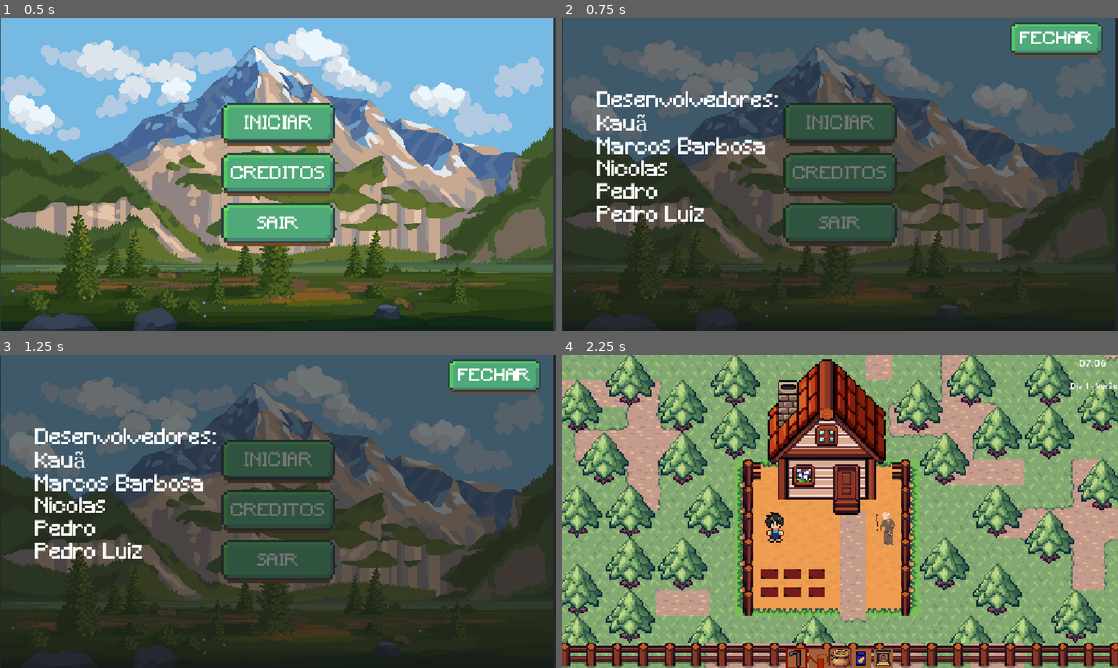
Above: before the commit, frames 1-4 (two rows, left to right).
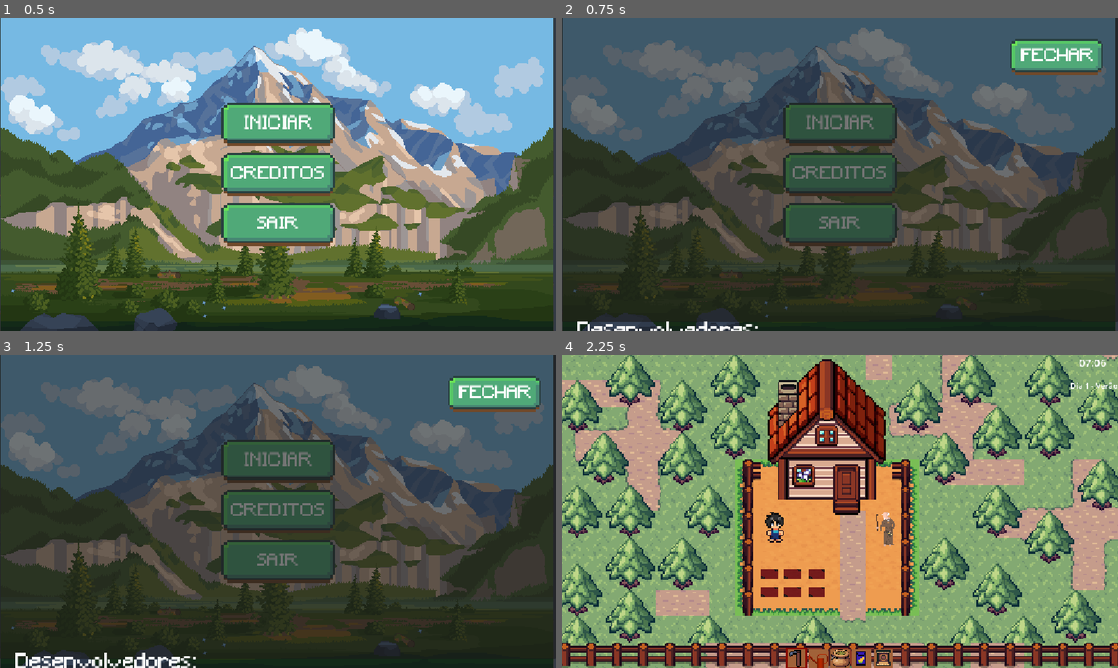
Above: after the commit, the same moments.

Repository: IamPedrin/gamejam-if-2026
Game: Godot game, scene res://main_menu.tscn
The game is run twice, just before and just after one commit, with the same random seed, the same clock (stepped at 60 frames per second) and the same inputs. This scene is started directly instead of the project's main scene.
Inputs:
- Up to frame 1 (0.5 s): no input
- Up to frame 2 (0.75 s): click "CREDITOS" at 0.5 s
- Up to frame 3 (1.25 s): no input
- Up to frame 4 (2.25 s): click "FECHAR" at 1.25 s; click "INICIAR" at 2 s

Frame 1 is identical in both runs. In frame 2, 5.8% of the frame differs, in the area x 2-100%, y 1-100%; in frame 3, 6.0%; in frame 4, nothing differs.

Commit message:
feat: Adicionando creditos

Diff:
--- /dev/null
+++ b/Nicolas/scripts/label.gd
@@ -0,0 +1,25 @@
+extends Label
+
+@export var velocidade: float = 50.0
+@export var espera: float = 1.0
+
+var tempo_espera := 0.0
+var rolando := false
+
+func _ready():
+	position.y = get_viewport_rect().size.y
+	tempo_espera = espera
+
+func _process(delta):
+	if not rolando:
+		tempo_espera -= delta
+
+		if tempo_espera <= 0:
+			rolando = true
+	else:
+		position.y -= velocidade * delta
+
+		if position.y + size.y < 0:
+			position.y = get_viewport_rect().size.y
+			tempo_espera = espera
+			rolando = false
--- a/Pedrin/PL-Scenes/TelaGameOver.tscn
+++ b/Pedrin/PL-Scenes/TelaGameOver.tscn
@@ -1,6 +1,8 @@
 [gd_scene format=3 uid="uid://dumptxtaxdtv0"]
 
 [ext_resource type="Script" uid="uid://ctc4dv7rb14dj" path="res://Pedrin/PL-Scripts/tela_game_over.gd" id="1_8xgah"]
+[ext_resource type="FontFile" uid="uid://dr1mwi8tlvk52" path="res://Minecraft.ttf" id="2_sajk4"]
+[ext_resource type="Texture2D" uid="uid://daeswuvpj75bf" path="res://butaoBase.tres" id="3_kpmg7"]
 
 [node name="TelaGameOver" type="CanvasLayer" unique_id=1849575248]
 script = ExtResource("1_8xgah")
@@ -25,21 +27,41 @@
 offset_bottom = 11.5
 grow_horizontal = 2
 grow_vertical = 2
+theme_override_fonts/font = ExtResource("2_sajk4")
 theme_override_font_sizes/font_size = 24
 text = "Suas plantas não sobreviveram as estações"
 
-[node name="Button" type="Button" parent="." unique_id=2122313957]
-anchors_preset = 7
+[node name="try-again" type="TextureButton" parent="." unique_id=1208198761]
+anchors_preset = 8
 anchor_left = 0.5
-anchor_top = 1.0
+anchor_top = 0.5
 anchor_right = 0.5
-anchor_bottom = 1.0
-offset_left = -2.0
-offset_top = -88.0
-offset_right = 6.0
-offset_bottom = -80.0
+anchor_bottom = 0.5
+offset_left = -224.0
+offset_top = 111.0
+offset_right = 237.0
+offset_bottom = 196.0
 grow_horizontal = 2
-grow_vertical = 0
+grow_vertical = 2
+texture_normal = ExtResource("3_kpmg7")
+ignore_texture_size = true
+stretch_mode = 5
+
+[node name="Label" type="Label" parent="try-again" unique_id=713002186]
+layout_mode = 1
+anchors_preset = 8
+anchor_left = 0.5
+anchor_top = 0.5
+anchor_right = 0.5
+anchor_bottom = 0.5
+offset_left = -96.5
+offset_top = -8.5
+offset_right = 96.5
+offset_bottom = 11.5
+grow_horizontal = 2
+grow_vertical = 2
+theme_override_fonts/font = ExtResource("2_sajk4")
+theme_override_font_sizes/font_size = 18
 text = "TENTAR NOVAMENTE"
 
-[connection signal="pressed" from="Button" to="." method="_on_button_pressed"]
+[connection signal="pressed" from="try-again" to="." method="_on_tryagain_pressed"]
--- a/Pedrin/PL-Scripts/tela_game_over.gd
+++ b/Pedrin/PL-Scripts/tela_game_over.gd
@@ -1,6 +1,6 @@
 extends CanvasLayer
 
-func _on_button_pressed() -> void:
+func _on_tryagain_pressed() -> void:
 	SistemaTempo.dia_atual = 1
 	SistemaTempo.tempo_passado = 0
 	SistemaTempo.relogio_rodando = true
--- a/main_menu.gd
+++ b/main_menu.gd
@@ -1,6 +1,7 @@
 extends Control
 
 @onready var painel_creditos = $PainelCreditos
+@onready var sound: AudioStreamPlayer2D = $sound
 
 func _ready() -> void:
 	# Garante de forma extra que os créditos não apareçam ao iniciar o jogo
@@ -20,6 +21,7 @@
 	get_tree().change_scene_to_file("res://Pedrin/PL-Scenes/Fazenda.tscn")
 
 func _on_creditos_pressed() -> void:
+	sound.play()
 	painel_creditos.visible = true
 
 func _on_sair_pressed() -> void:
@@ -28,4 +30,5 @@
 # --- Função do Botão de Fechar os Créditos ---
 
 func _on_botao_fechar_pressed() -> void:
+	sound.stop()
 	painel_creditos.visible = false
--- a/main_menu.tscn
+++ b/main_menu.tscn
@@ -4,6 +4,8 @@
 [ext_resource type="Texture2D" uid="uid://cgjnggxb4q38o" path="res://kauaUI/o5_rK3.png" id="2_fu7sn"]
 [ext_resource type="Texture2D" uid="uid://daeswuvpj75bf" path="res://butaoBase.tres" id="3_glbon"]
 [ext_resource type="FontFile" uid="uid://dr1mwi8tlvk52" path="res://Minecraft.ttf" id="5_glbon"]
+[ext_resource type="Script" uid="uid://crfnic137mksi" path="res://Nicolas/scripts/label.gd" id="5_nlkkf"]
+[ext_resource type="AudioStream" uid="uid://cu6aslk2asjf8" path="res://kauaUI/Morning in the Storybook Village.mp3" id="6_nlkkf"]
 
 [node name="main menu" type="Control" unique_id=1839881705]
 layout_mode = 3
@@ -122,11 +124,12 @@
 text = "SAIR"
 
 [node name="PainelCreditos" type="Panel" parent="." unique_id=1811562677]
-visible = false
 layout_mode = 1
 anchors_preset = 15
 anchor_right = 1.0
 anchor_bottom = 1.0
+offset_top = -19.0
+offset_bottom = -19.0
 grow_horizontal = 2
 grow_vertical = 2
 
@@ -135,10 +138,10 @@
 anchors_preset = 4
 anchor_top = 0.5
 anchor_bottom = 0.5
-offset_left = 72.0
-offset_top = -172.0
-offset_right = 475.0
-offset_bottom = 171.0
+offset_left = 31.0
+offset_top = -261.0
+offset_right = 1350.0
+offset_bottom = 552.0
 grow_vertical = 2
 theme_override_fonts/font = ExtResource("5_glbon")
 theme_override_font_sizes/font_size = 44
@@ -148,7 +151,96 @@
 Nicolas
 Pedro
 Pedro Luiz
-"
+
+Interface / UI
+
+UI User Interface Pack - Retro
+Por: ToffeeCraft
+Usado em: Inventário
+Página do asset
+
+UI: 02 Wood Theme
+Por: Admurin
+Usado em: Interface / UI
+Página do asset
+
+Ícones e Inventário
+
+Farm RPG
+Por: MaeveDevs
+Usado em: Ícones e inventário
+Página do asset
+
+Personagens
+
+Farmer Base
+Por: Seliel the Shaper
+Usado em: Personagens
+Página do asset
+
+Frutas e Vegetais
+
+Fruits & Veggies
+Por: STMASSI
+Usado em: Frutas e vegetais
+Página do asset
+
+MÚSICAS
+
+Lo-Fi and Chill
+Por: HoliznaCC0
+Fonte: Free Music Archive
+Álbum / músicas
+
+Pretty Little Lies — HoliznaCC0
+Red Hair, Blue Sky — HoliznaCC0
+
+Shooter On The Roof
+Por: John Bartmann
+Fonte: Free Music Archive
+Página da música
+
+Hélice
+Paddle Boat
+
+EFEITOS SONOROS / AMBIENTES
+
+Walking in Grass
+Fonte: Freesound
+Usado em: Passos na grama
+Busca no Freesound
+
+Walking in the Castle
+Por: Alanis
+Usado em: Passos / ambiente
+Fonte: Freesound
+
+BaconFryingInPan.flac
+Fonte: Freesound
+Usado em: Chuva
+Busca no Freesound
+
+Water / River
+Fonte: Freesound
+Usado em: Rio / água
+Busca no Freesound
+
+Montana Crickets at Sunset in Late August
+Fonte: Freesound
+Usado em: Ambiente noturno / grilos
+Busca no Freesound
+
+AMBForst_Ambience, noon, forest, trail, Piratininga...
+Fonte: Freesound
+Usado em: Ambiente diurno / floresta
+Busca no Freesound
+
+Agradecimentos
+
+Agradecemos aos artistas, músicos e criadores que disponibilizaram seus trabalhos e tornaram possível a criação deste jogo.
+
+Todos os créditos pertencem aos respectivos criadores dos assets utilizados."
+script = ExtResource("5_nlkkf")
 
 [node name="FecharPainel" type="TextureButton" parent="PainelCreditos" unique_id=1853990235]
 layout_mode = 1
@@ -158,9 +250,9 @@
 anchor_right = 0.5
 anchor_bottom = 0.5
 offset_left = 352.0
-offset_top = -316.0
+offset_top = -261.0
 offset_right = 544.0
-offset_bottom = -242.0
+offset_bottom = -187.0
 grow_horizontal = 2
 grow_vertical = 2
 texture_normal = ExtResource("3_glbon")
@@ -174,15 +266,18 @@
 anchor_top = 0.5
 anchor_right = 0.5
 anchor_bottom = 0.5
-offset_left = -32.0
-offset_top = -11.5
-offset_right = 32.0
-offset_bottom = 11.5
+offset_left = -72.0
+offset_top = -18.0
+offset_right = 79.0
+offset_bottom = 18.0
 grow_horizontal = 2
 grow_vertical = 2
 theme_override_fonts/font = ExtResource("5_glbon")
 theme_override_font_sizes/font_size = 36
 text = "FECHAR"
+
+[node name="sound" type="AudioStreamPlayer2D" parent="." unique_id=250531864]
+stream = ExtResource("6_nlkkf")
 
 [connection signal="pressed" from="Iniciar" to="." method="_on_iniciar_pressed"]
 [connection signal="pressed" from="Creditos" to="." method="_on_creditos_pressed"]
Not shown, added: Nicolas/scripts/label.gd.uid
